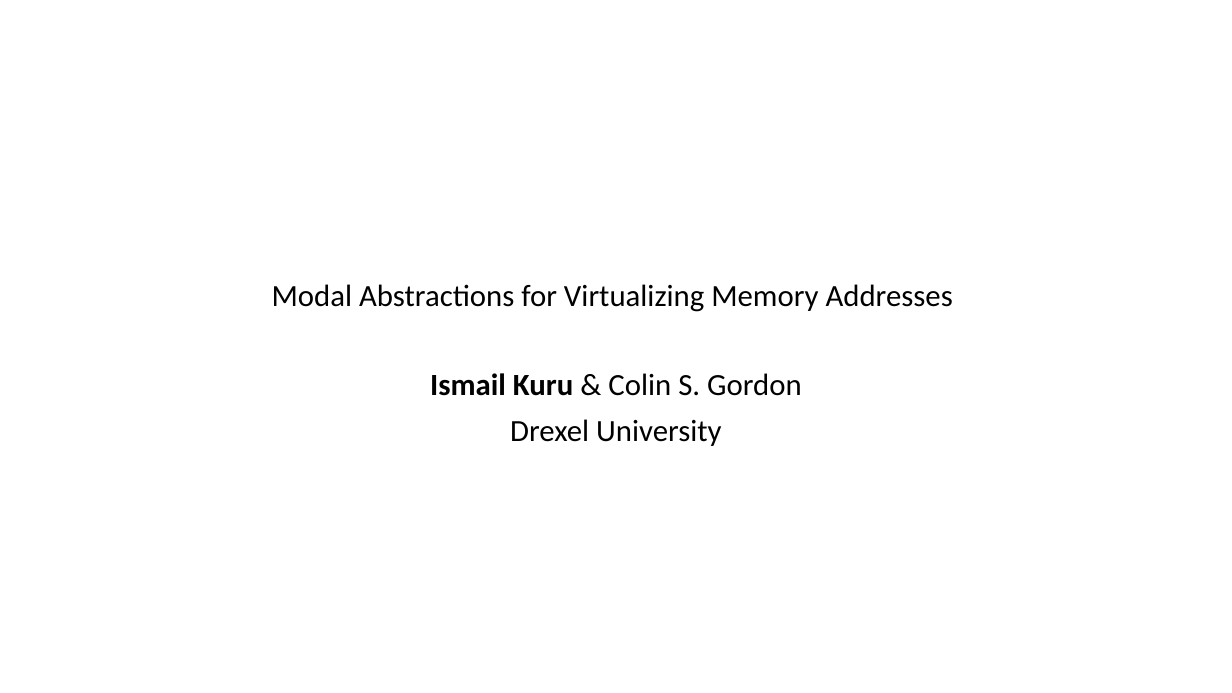
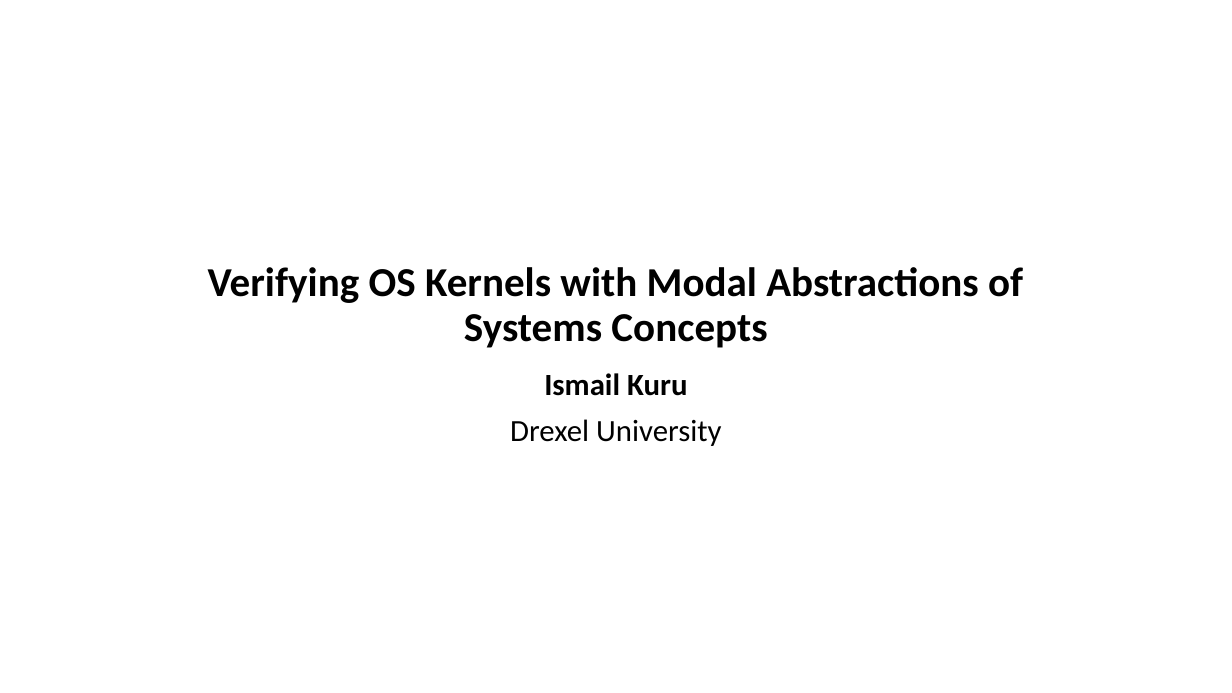
Before and after one commit to Contingent-Systems/modal_abstractions_presentations, a slide deck: slide 1 of thesis_proposal/proposal.pptx. Drawn at 1232x693 pixels with LibreOffice and Linux fonts; fonts in the diff are those of the drawing. Boxes give left, top, right and bottom in pixels: in the first picture for what was removed or moved away, otherwise in the second. Text is boxed around its words. In the diff, an @@ line names an element or a change of style, - is before the commit and + after.

```diff
--- a/thesis_proposal/proposal.pptx
+++ b/thesis_proposal/proposal.pptx
@@ title at box(208, 267, 1023, 348): text changed; size 24 to 32 pt; bold on @@
-Modal Abstractions for Virtualizing Memory Addresses
+Verifying OS Kernels with Modal Abstractions of Systems Concepts
@@ subtitle at box(544, 373, 687, 396): text changed; bold on @@
-Ismail Kuru & Colin S. Gordon
+Ismail Kuru
```
Also in this commit, not shown: 1 other slide changed, 13 slides added.
